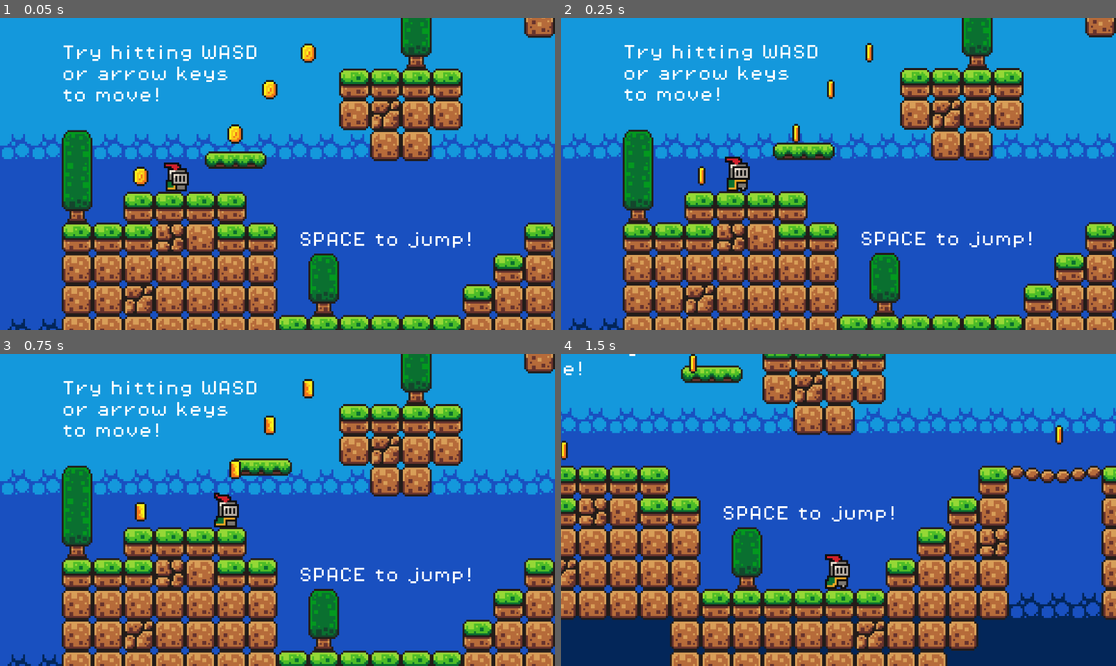
Above: before the commit, frames 1-4 (two rows, left to right).
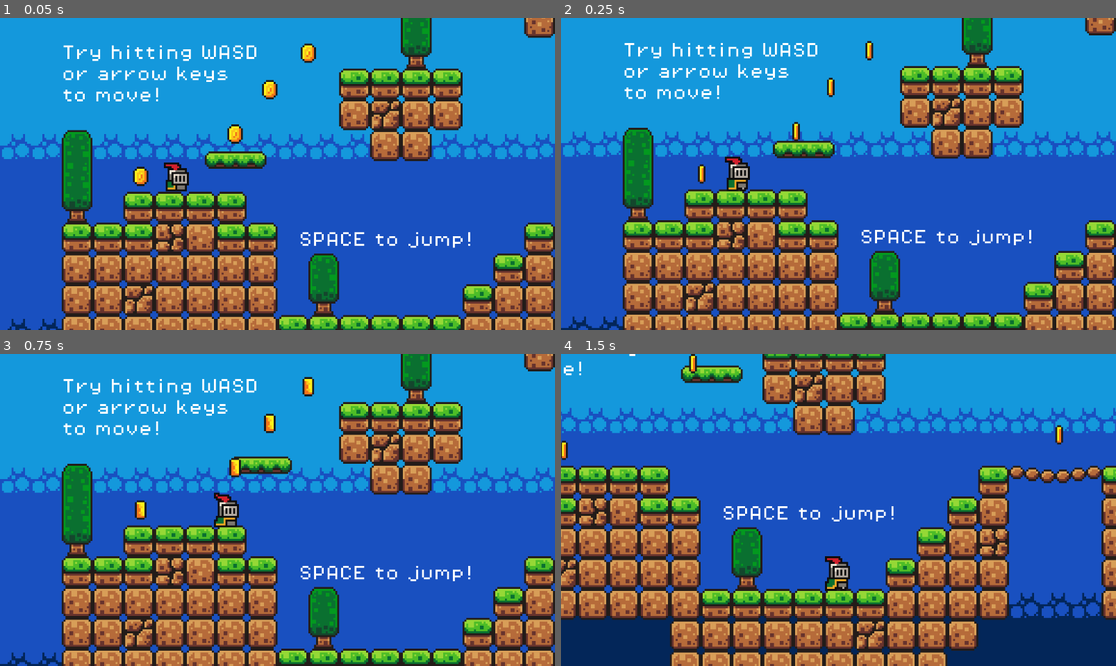
Above: after the commit, the same moments.

Repository: egorvania1/my-first-platformer
Game: Godot game, scene res://scenes/levels/level1.tscn
The game is run twice, just before and just after one commit, with the same random seed, the same clock (stepped at 60 frames per second) and the same inputs.
Inputs:
- Up to frame 1 (0.05 s): no input
- Up to frame 2 (0.25 s): no input
- Up to frame 3 (0.75 s): hold D (move_right) from 0.53 s (still down)
- Up to frame 4 (1.5 s): keep holding D (move_right); tap Space (jump) at 0.77 s

Frame 1 is identical in both runs. In frame 2, 18% of the frame differs, in the area x 0-100%, y 0-100%; in frame 3, 18%; in frame 4, 0.3%.

Commit message:
Player changes
Smaller hitbox + shorter CoyoteTimer

Diff:
--- a/scenes/player.tscn
+++ b/scenes/player.tscn
@@ -170,7 +170,7 @@
 
 [sub_resource type="CapsuleShape2D" id="CapsuleShape2D_70eeu"]
 radius = 6.0
-height = 18.0
+height = 14.0
 
 [node name="Player" type="CharacterBody2D"]
 z_index = 1
@@ -183,11 +183,11 @@
 autoplay = "idle"
 
 [node name="CollisionShape2D" type="CollisionShape2D" parent="."]
-position = Vector2(0, 3)
+position = Vector2(0, 4)
 shape = SubResource("CapsuleShape2D_70eeu")
 
 [node name="CoyoteTimer" type="Timer" parent="."]
-wait_time = 0.15
+wait_time = 0.1
 one_shot = true
 
 [node name="JumpBufferTimer" type="Timer" parent="."]
